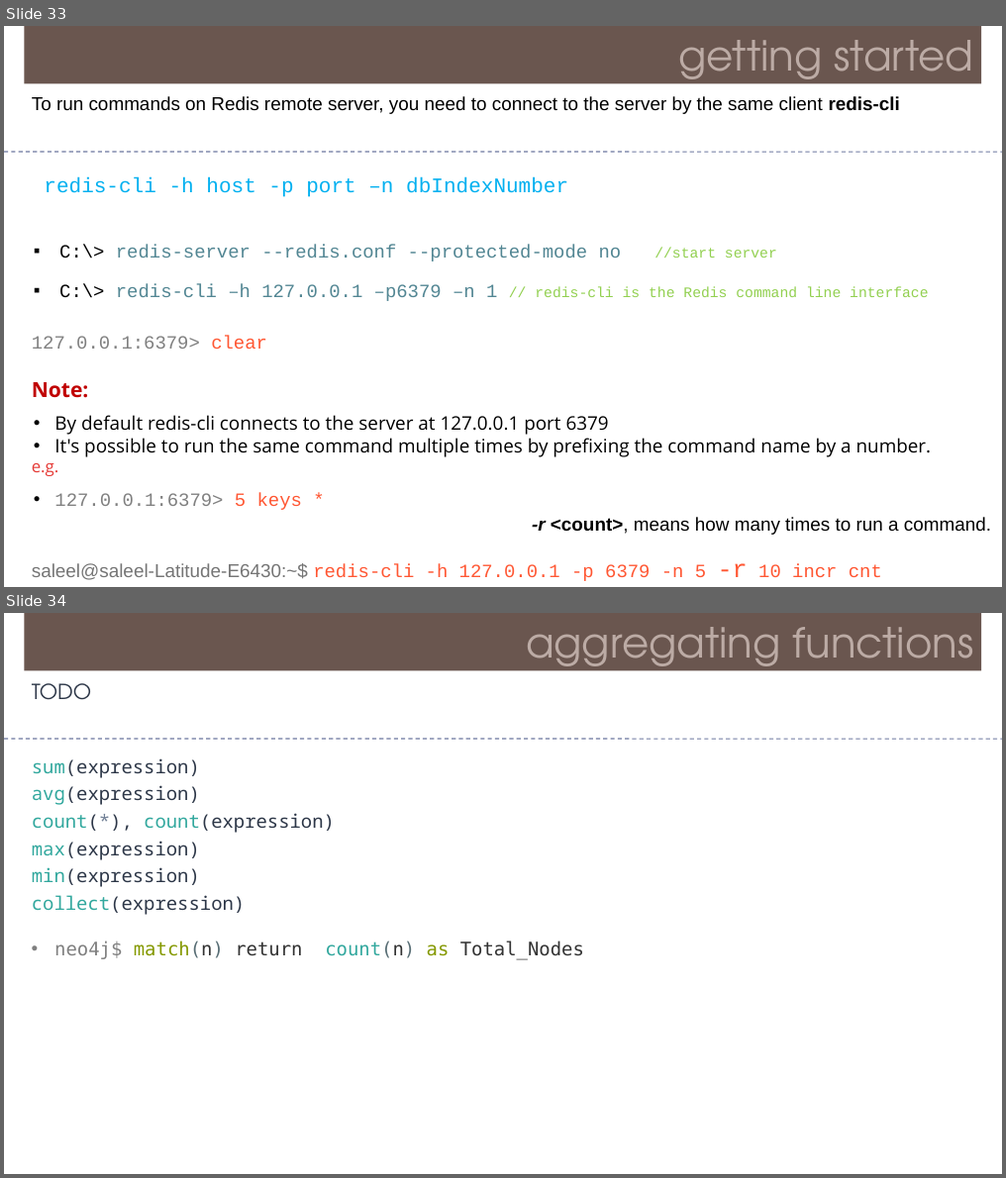
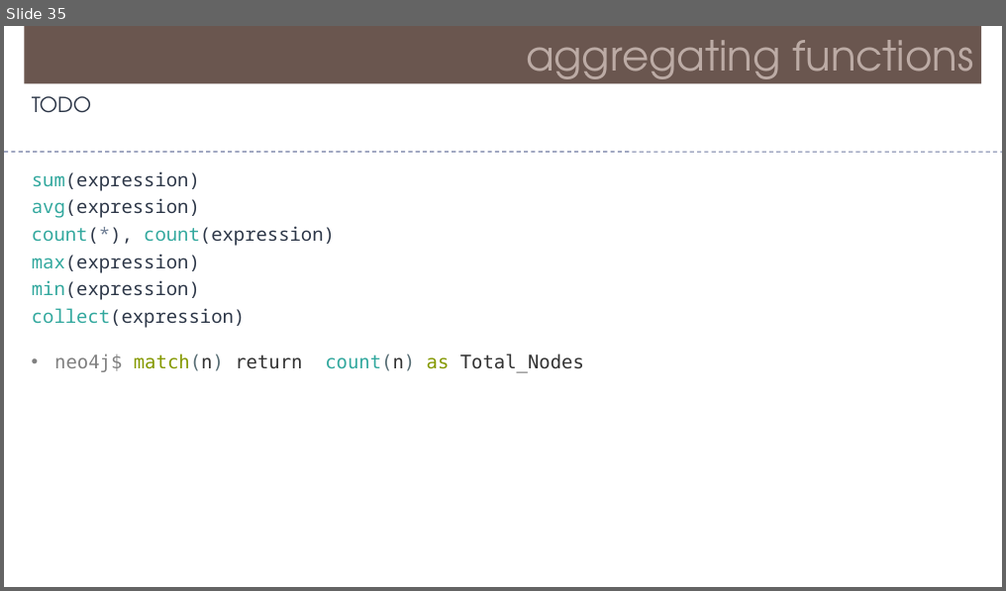
Before and after one commit to Saleel-Bagde/PPT-s, a slide deck: Neo4j.pptx. Shown one above the other, each under a label of ours: slides 33 and 34 before the commit, slide 35 after it. The pictures are 1006x1178 and 1006x591 pixels, drawn with LibreOffice and Linux fonts; fonts in the diff are those of the drawing. Boxes give left, top, right and bottom in pixels: in the first picture for what was removed or moved away, otherwise in the second. Text is boxed around its words. In the diff, an @@ line names an element or a change of style, - is before the commit and + after.

```diff
--- a/Neo4j.pptx
+++ b/Neo4j.pptx
@@ slide 33 removed at (4, 26, 1002, 587), background #FFFFFF @@
@@ rectangle removed at (24, 26, 982, 83) @@
-getting started
@@ text removed at (32, 96, 900, 114) @@
-To run commands on Redis remote server, you need to connect to the server by the same client redis-cli
@@ line removed from (4, 152) to (1002, 152) @@
@@ text removed at (44, 177, 568, 197) @@
-redis-cli -h host -p port –n dbIndexNumber
@@ text removed at (59, 245, 928, 301) @@
-▪ C:\> redis-server --redis.conf --protected-mode no //start server
-▪ C:\> redis-cli –h 127.0.0.1 –p6379 –n 1 // redis-cli is the Redis command line interface
@@ text removed at (32, 336, 267, 349) @@
-127.0.0.1:6379> clear
@@ text removed at (32, 382, 932, 510) @@
-Note:
-• By default redis-cli connects to the server at 127.0.0.1 port 6379
-• It's possible to run the same command multiple times by prefixing the command name by a number.
-e.g.
-• 127.0.0.1:6379> 5 keys *
@@ text removed at (532, 517, 991, 535) @@
--r <count>, means how many times to run a command.
@@ text removed at (32, 564, 882, 581) @@
-saleel@saleel-Latitude-E6430:~$ redis-cli -h 127.0.0.1 -p 6379 -n 5 -r 10 incr cnt
@@ what was slide 34 is now slide 35 @@
```
Also in this commit, not shown: 2 slides changed, 2 slides added, 1 other file.
